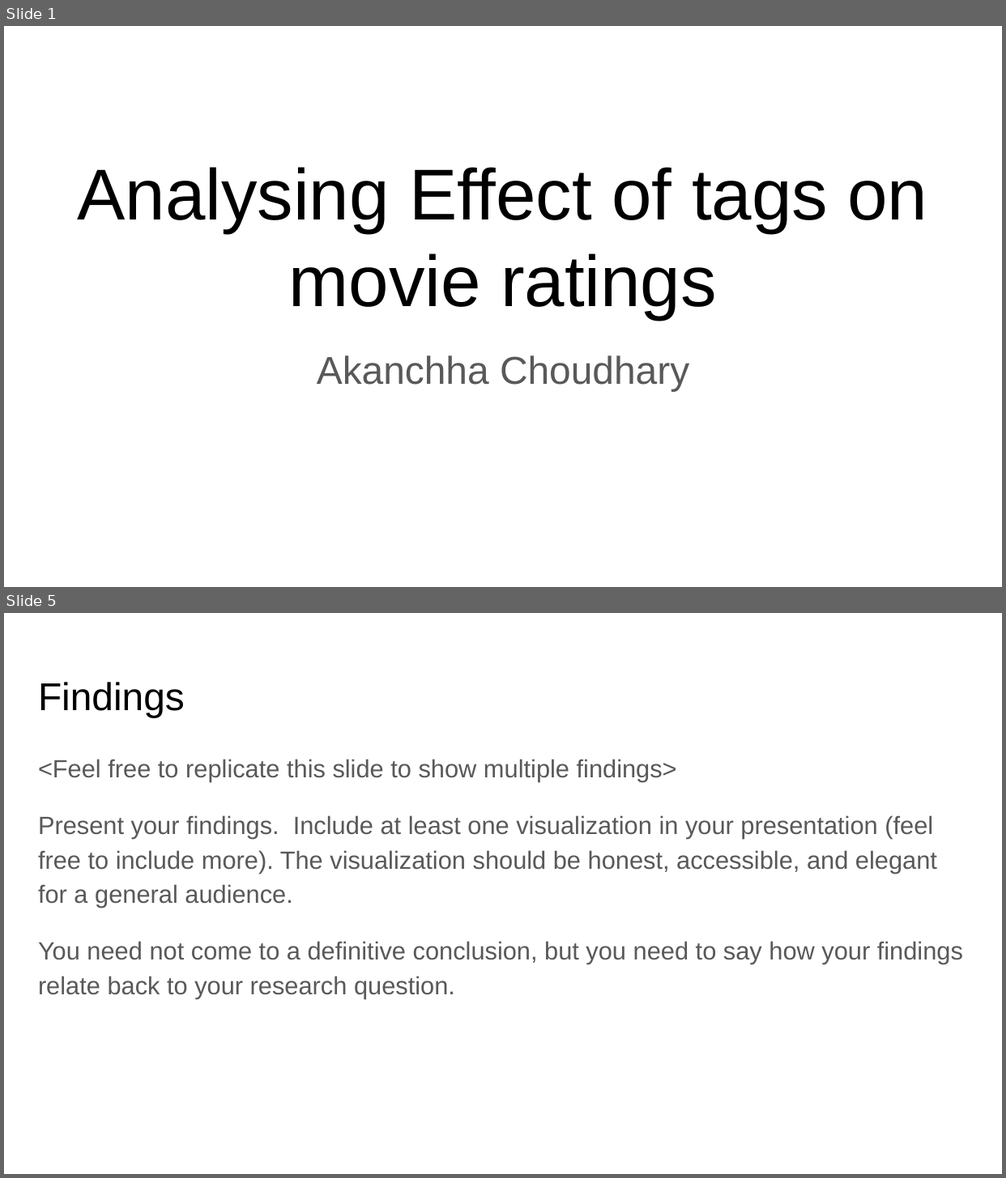
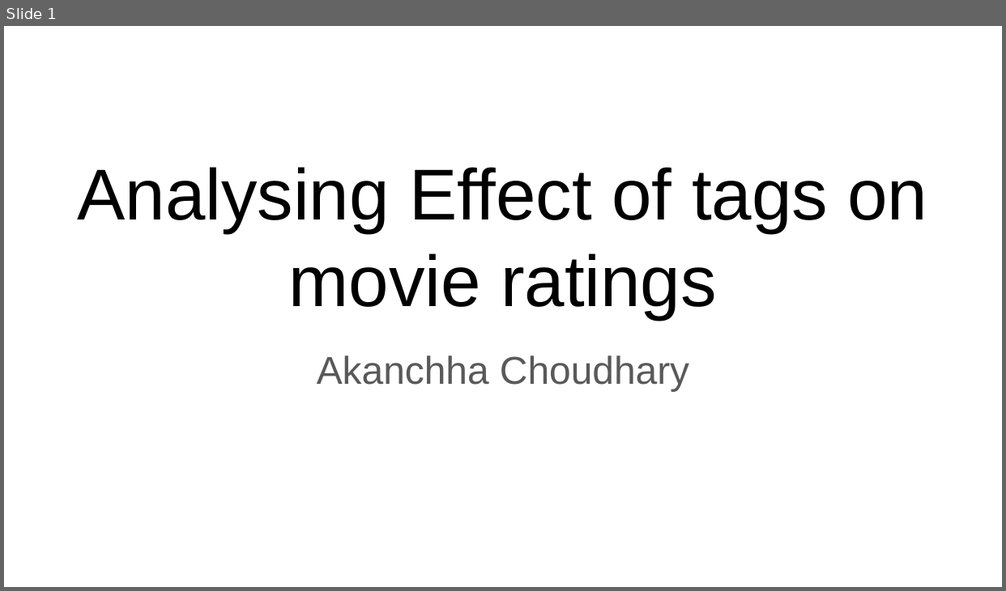
Before and after one commit to AkanchhaChoudhary/UCSanDiegoX-s-Data-Science-MicroMasters, a slide deck: Python_for_Data_Science/week-6/Copy of DSE 200X_ Mini Project Presentation Template.pptx. Shown one above the other, each under a label of ours: slides 1 and 5 before the commit, slide 1 after it; the slides between them are not shown. The pictures are 1006x1178 and 1006x591 pixels, drawn with LibreOffice and Linux fonts; fonts in the diff are those of the drawing. Boxes give left, top, right and bottom in pixels: in the first picture for what was removed or moved away, otherwise in the second. Text is boxed around its words. In the diff, an @@ line names an element or a change of style, - is before the commit and + after.

```diff
--- a/Python_for_Data_Science/week-6/Copy of DSE 200X_ Mini Project Presentation Template.pptx
+++ b/Python_for_Data_Science/week-6/Copy of DSE 200X_ Mini Project Presentation Template.pptx
@@ slide 5 removed at [4,613,1002,1174], background #FFFFFF @@
@@ title removed at [38,682,185,717] @@
-Findings
@@ text removed at [38,759,963,999] @@
-<Feel free to replicate this slide to show multiple findings>
-Present your findings. Include at least one visualization in your presentation (feel free to include more). The visualization should be honest, accessible, and elegant for a general audience.
-You need not come to a definitive conclusion, but you need to say how your findings relate back to your research question.
```
Also in this commit, not shown: 1 slide changed, 11 slides added, 4 other slides removed, 4 other files.
